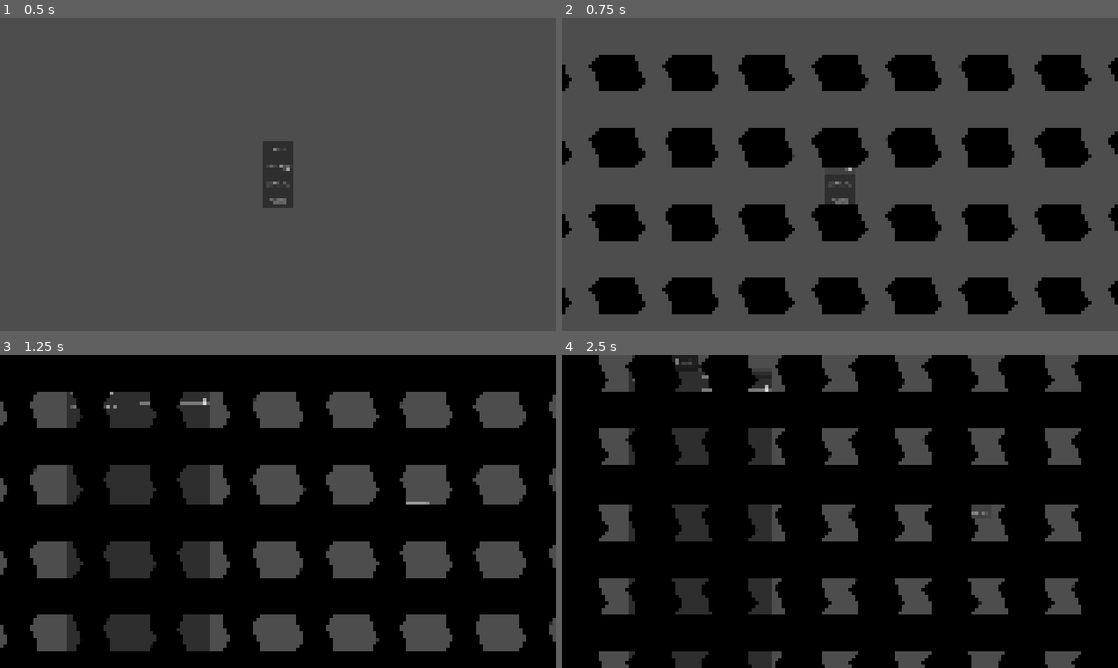
Above: before the commit, frames 1-4 (two rows, left to right).
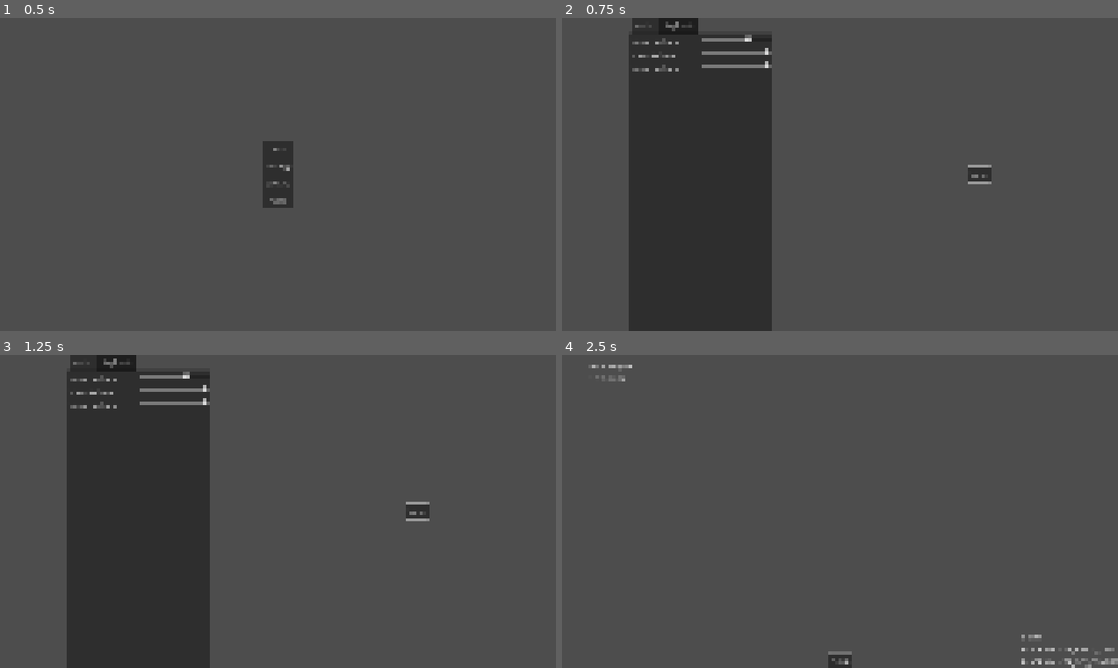
Above: after the commit, the same moments.

Repository: SmallConfusion/godot-components
Game: Godot game, scene res://assets/components/splash_screen/splash_screen.tscn
Two runs of this game, one before a commit and one after it. Both use one fixed random seed, a clock stepped at 60 frames per second and the inputs below. The engine's default icon, where the game draws it, is replaced by a stand-in: a white triangle on a blue panel in a dark square.
Inputs:
- Up to frame 1 (0.5 s): no input
- Up to frame 2 (0.75 s): click "Settings" at 0.5 s
- Up to frame 3 (1.25 s): no input
- Up to frame 4 (2.5 s): click "Menu" at 1.25 s; click "Menu" (after the commit: "Credits") at 2 s

Frame 1 is identical in both runs. In frame 2, 46% of the frame differs, in the area x 0-100%, y 0-100%; in frame 3, 73%; in frame 4, 86%.

Commit message:
Improve scene manager

Diff:
--- /dev/null
+++ b/godot/assets/components/scene_manager/circle_transition.tres
@@ -0,0 +1,20 @@
+[gd_resource type="Resource" script_class="ScreenTransitionSet" format=3 uid="uid://biaph7cc4gogh"]
+
+[ext_resource type="Script" uid="uid://1ajt73h78qxt" path="res://assets/components/scene_manager/screen_transition.gd" id="1_kw7og"]
+[ext_resource type="Texture2D" uid="uid://nl0cnqq6ww5a" path="res://assets/components/scene_manager/trans1.exr" id="2_jkjld"]
+[ext_resource type="Script" uid="uid://da1ab2niag61d" path="res://assets/components/scene_manager/sceen_transition_set.gd" id="3_du5yv"]
+
+[sub_resource type="Resource" id="Resource_scdbt"]
+script = ExtResource("1_kw7og")
+invert = true
+metadata/_custom_type_script = "uid://1ajt73h78qxt"
+
+[sub_resource type="Resource" id="Resource_rcyvb"]
+script = ExtResource("1_kw7og")
+metadata/_custom_type_script = "uid://1ajt73h78qxt"
+
+[resource]
+script = ExtResource("3_du5yv")
+forwards = SubResource("Resource_rcyvb")
+backwards = SubResource("Resource_scdbt")
+metadata/_custom_type_script = "uid://da1ab2niag61d"
--- a/godot/assets/components/scene_manager/immediate_transition.tres
+++ b/godot/assets/components/scene_manager/immediate_transition.tres
@@ -2,6 +2,7 @@
 
 [ext_resource type="Script" uid="uid://1ajt73h78qxt" path="res://assets/components/scene_manager/screen_transition.gd" id="1_0vc7t"]
 [ext_resource type="Script" uid="uid://da1ab2niag61d" path="res://assets/components/scene_manager/sceen_transition_set.gd" id="1_rf2fd"]
+[ext_resource type="Texture2D" uid="uid://nl0cnqq6ww5a" path="res://assets/components/scene_manager/trans1.exr" id="2_p1lau"]
 
 [sub_resource type="Resource" id="Resource_p1lau"]
 script = ExtResource("1_0vc7t")
--- a/godot/assets/components/scene_manager/scene_manager.gd
+++ b/godot/assets/components/scene_manager/scene_manager.gd
@@ -4,7 +4,6 @@
 
 signal finished
 
-@export var transition_set: ScreenTransitionSet = preload("uid://2grwx77qo4l4")
 @onready var texture_rect: TextureRect = $TextureRect
 
 var tween: Tween
@@ -12,7 +11,7 @@
 func _ready() -> void:
 	visible = false
 
-func change_scene(scene: String) -> void:
+func change_scene(scene: String, transition_set: ScreenTransitionSet = preload("uid://2grwx77qo4l4")) -> void:
 	ResourceLoader.load_threaded_request(scene)
 	visible = true
 
--- a/godot/assets/components/scene_manager/scene_manager.tscn
+++ b/godot/assets/components/scene_manager/scene_manager.tscn
@@ -1,26 +1,10 @@
 [gd_scene format=3 uid="uid://begqgrw46dsm7"]
 
 [ext_resource type="Script" uid="uid://bfvrrrjo8sj3n" path="res://assets/components/scene_manager/scene_manager.gd" id="1_jfh72"]
-[ext_resource type="Script" uid="uid://1ajt73h78qxt" path="res://assets/components/scene_manager/screen_transition.gd" id="2_5855k"]
 [ext_resource type="Texture2D" uid="uid://dvy2ttp28pgtf" path="res://icon.svg" id="2_cgd8i"]
 [ext_resource type="Shader" uid="uid://ddao7l5r8h4ut" path="res://assets/components/scene_manager/transition_shader.gdshader" id="2_njgca"]
+[ext_resource type="Resource" uid="uid://biaph7cc4gogh" path="res://assets/components/scene_manager/circle_transition.tres" id="2_r8bws"]
 [ext_resource type="Texture2D" uid="uid://nl0cnqq6ww5a" path="res://assets/components/scene_manager/trans1.exr" id="3_cgd8i"]
-[ext_resource type="Script" uid="uid://da1ab2niag61d" path="res://assets/components/scene_manager/sceen_transition_set.gd" id="4_rcyvb"]
-
-[sub_resource type="Resource" id="Resource_scdbt"]
-script = ExtResource("2_5855k")
-invert = true
-metadata/_custom_type_script = "uid://1ajt73h78qxt"
-
-[sub_resource type="Resource" id="Resource_rcyvb"]
-script = ExtResource("2_5855k")
-metadata/_custom_type_script = "uid://1ajt73h78qxt"
-
-[sub_resource type="Resource" id="Resource_1xhc7"]
-script = ExtResource("4_rcyvb")
-forwards = SubResource("Resource_rcyvb")
-backwards = SubResource("Resource_scdbt")
-metadata/_custom_type_script = "uid://da1ab2niag61d"
 
 [sub_resource type="ShaderMaterial" id="ShaderMaterial_r8bws"]
 shader = ExtResource("2_njgca")
@@ -32,8 +16,9 @@
 [node name="SceneManager" type="CanvasLayer" unique_id=1798159334]
 process_mode = 3
 layer = 99999
+visible = false
 script = ExtResource("1_jfh72")
-transition_set = SubResource("Resource_1xhc7")
+transition_set = ExtResource("2_r8bws")
 
 [node name="TextureRect" type="TextureRect" parent="." unique_id=692988538]
 texture_filter = 1
--- a/godot/menus/change_scene_component.gd
+++ b/godot/menus/change_scene_component.gd
@@ -2,10 +2,11 @@
 extends Component
 
 @export_file("*.tscn", "*.scn") var scene: String
+@export var transition: ScreenTransitionSet = preload("uid://2grwx77qo4l4")
 
 func _ready() -> void:
 	super._ready()
 
-	var change_scene: Callable = SceneManager.change_scene.bind(scene)
+	var change_scene: Callable = SceneManager.change_scene.bind(scene, transition)
 	var button: Button = self.component_holder
 	button.pressed.connect(change_scene)
--- a/godot/menus/main_menu.tscn
+++ b/godot/menus/main_menu.tscn
@@ -2,6 +2,7 @@
 
 [ext_resource type="Script" uid="uid://die04swyd24gj" path="res://menus/change_scene_component.gd" id="1_8gy84"]
 [ext_resource type="Script" uid="uid://c1g1slgtq3586" path="res://menus/input_focus_component.gd" id="2_ij7vn"]
+[ext_resource type="Resource" uid="uid://biaph7cc4gogh" path="res://assets/components/scene_manager/circle_transition.tres" id="2_rqbgu"]
 [ext_resource type="Script" uid="uid://31ooru6bycsw" path="res://menus/quit_button.gd" id="3_yjgyn"]
 
 [node name="MainMenu" type="Control" unique_id=222960184]
@@ -32,6 +33,7 @@
 
 [node name="ChangeSceneComponent" type="Node" parent="VBoxContainer/Play" unique_id=1231476025]
 script = ExtResource("1_8gy84")
+transition = ExtResource("2_rqbgu")
 metadata/_custom_type_script = "uid://die04swyd24gj"
 
 [node name="InputFocusComponent" type="Node" parent="VBoxContainer/Play" unique_id=2078515314]
